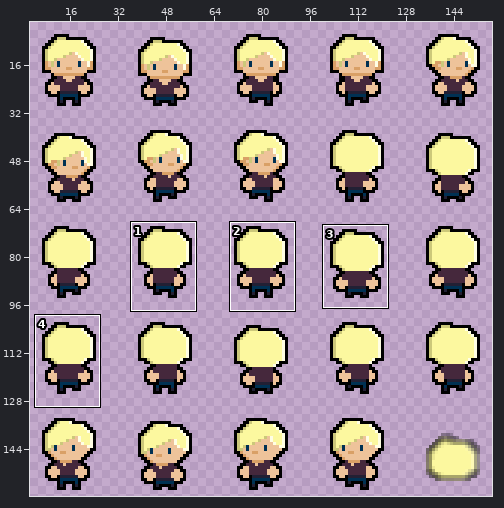
Two versions of one sprite sheet, Textures/Player/Player Character-Sheet.png. The first picture is a wide view before the edit; the outline marks the close-up.
Close-up. Before the commit:
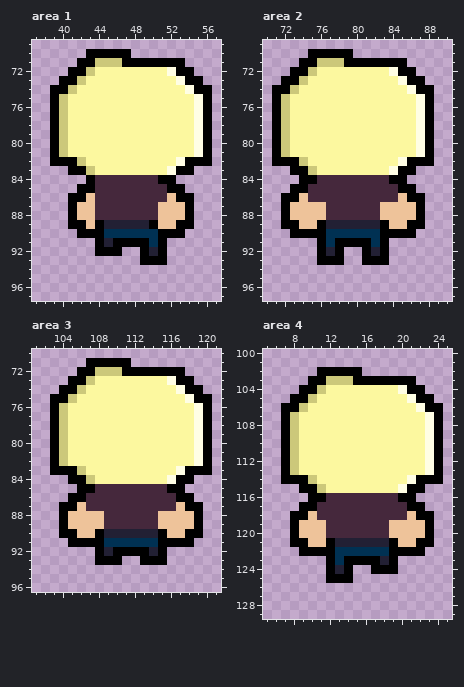
The file is 160x160 pixels. Colours within 5 levels of each other are drawn and written as one. Shown: area 1: x 37..57, y 69..97; area 2: x 70..90, y 69..97; area 3: x 101..121, y 70..96; area 4: x 5..25, y 100..129. The old version is drawn lined up with the new one. The wide view leaves out empty margins. The commit also changed other parts of the picture, which this record leaves out.
After the commit:
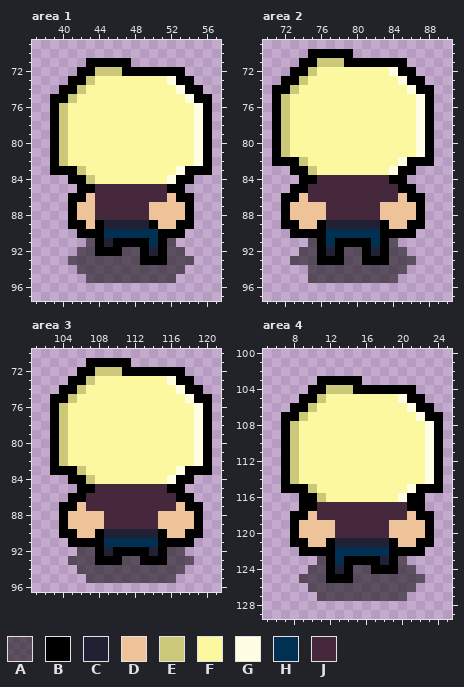
Palette (. is transparent): A #00000086  B #000000  C #222034  D #eec39a  E #ccc87a  F #fcf89f  G #fffee4  H #003153  J #45283c
Edits made:
whole drawing moved by +0,-2 (the old picture is shown already moved)
Area 1:
Colour A is added in row 91 at x 43 and 52; in row 92 at x 42 to 43, 47 to 48 and 52 to 53; in row 93 at x 41 to 48 and 52 to 54; in row 94 at x 42 to 53; in row 95 at x 43 to 52.
Colour B is added in row 83 at x 39 to 40 and 55 to 56; in row 84 at x 41 to 42 and 53 to 54.
Colour B replaces colour E in row 71 at x 44 to 46; in row 72 at x 43; in row 73 at x 42; in row 74 at x 41; in row 75 at x 40.
Colour B replaces colour F in row 72 at x 47 to 51.
Colour B replaces colour G in row 72 at x 52; in row 73 at x 53; in row 74 at x 54; in row 75 at x 55.
Colour D replaces colour J in rows 87 to 88 at x 50.
Colour E replaces colour B in row 82 at x 40; in row 83 at x 42; in row 84 at x 43.
Colour E replaces colour F in row 72 at x 44 to 46; in row 73 at x 43; in row 74 at x 42; in row 75 at x 41.
Colour F replaces colour B in row 82 at x 41 and 54; in row 84 at x 51.
Colour F replaces colour E in row 82 at x 42; in row 83 at x 43.
Colour F replaces colour G in row 82 at x 53; in row 83 at x 52.
Colour F replaces colour J in row 84 at x 44 to 50.
Colour G replaces colour B in row 82 at x 55; in row 83 at x 53; in row 84 at x 52.
Colour G replaces colour F in row 73 at x 52; in row 74 at x 53; in row 75 at x 54.
Colour B is removed in row 70 at x 43 to 47; in row 71 at x 42 and 48 to 53; in row 72 at x 41 and 54; in row 73 at x 40 and 55; in row 74 at x 39 and 56.
Area 2:
Colour A is added in row 91 at x 75 and 84; in row 92 at x 74 to 75, 79 to 80 and 84 to 85; in row 93 at x 73 to 75, 79 to 80 and 84 to 86; in row 94 at x 75 to 85; in row 95 at x 75 to 84.
Area 3:
Colour A is added in row 92 at x 106 to 107 and 116 to 117; in row 93 at x 105 to 107, 111 to 112 and 116 to 118; in row 94 at x 106 to 117; in row 95 at x 107 to 116.
Area 4:
Colour A is added in row 123 at x 11 and 20; in row 124 at x 10 to 11, 15 to 16 and 20 to 21; in row 125 at x 9 to 11 and 15 to 22; in row 126 at x 10 to 21; in row 127 at x 11 to 20.
Colour B is added in row 115 at x 7 to 8 and 23 to 24; in row 116 at x 9 and 22.
Colour B replaces colour E in row 103 at x 12 to 14; in row 104 at x 11; in row 105 at x 10; in row 106 at x 9; in row 107 at x 8.
Colour B replaces colour F in row 104 at x 15 to 19.
Colour B replaces colour G in row 104 at x 20; in row 105 at x 21; in row 106 at x 22; in row 107 at x 23.
Colour D replaces colour J in rows 119 to 120 at x 12.
Colour E replaces colour B in row 114 at x 8; in row 115 at x 10; in row 116 at x 11.
Colour E replaces colour F in row 104 at x 12 to 14; in row 105 at x 11; in row 106 at x 10; in row 107 at x 9.
Colour F replaces colour B in row 114 at x 9 and 22.
Colour F replaces colour E in row 114 at x 10; in row 115 at x 11.
Colour F replaces colour G in row 114 at x 21; in row 115 at x 20.
Colour F replaces colour J in row 116 at x 12 to 19.
Colour G replaces colour B in row 114 at x 23; in row 115 at x 21; in row 116 at x 20.
Colour G replaces colour F in row 105 at x 20; in row 106 at x 21; in row 107 at x 22.
Colour B is removed in row 102 at x 11 to 15; in row 103 at x 10 and 16 to 21; in row 104 at x 9 and 22; in row 105 at x 8 and 23; in row 106 at x 7 and 24.
Changed places in both close-ups, as pixel boxes (x1, y1, x2, y2):
changed: (50, 49, 212, 103)
changed: (50, 157, 212, 283)
added: (290, 238, 416, 283)
added: (68, 547, 194, 583)
changed: (281, 367, 443, 421)
changed: (281, 475, 443, 601)
